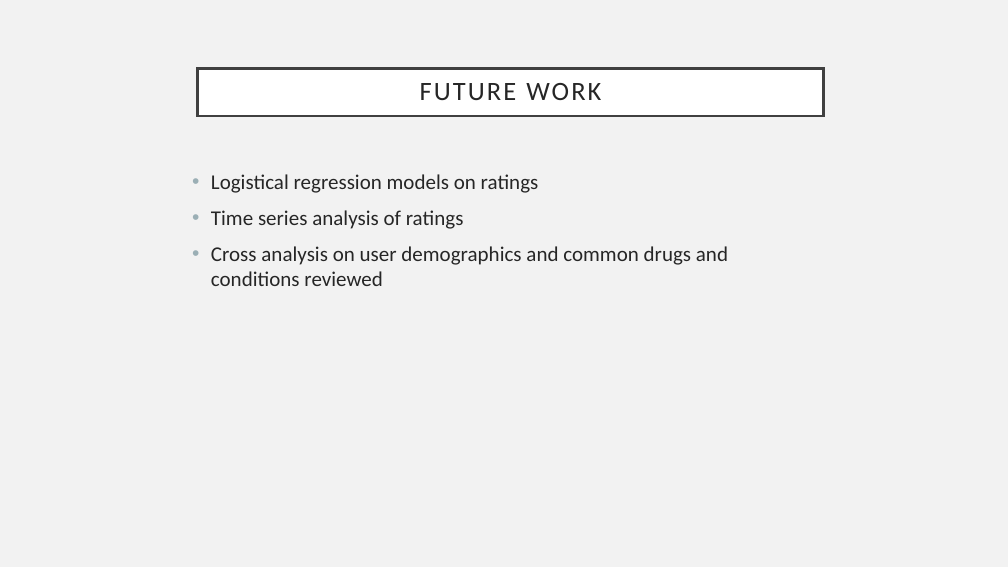
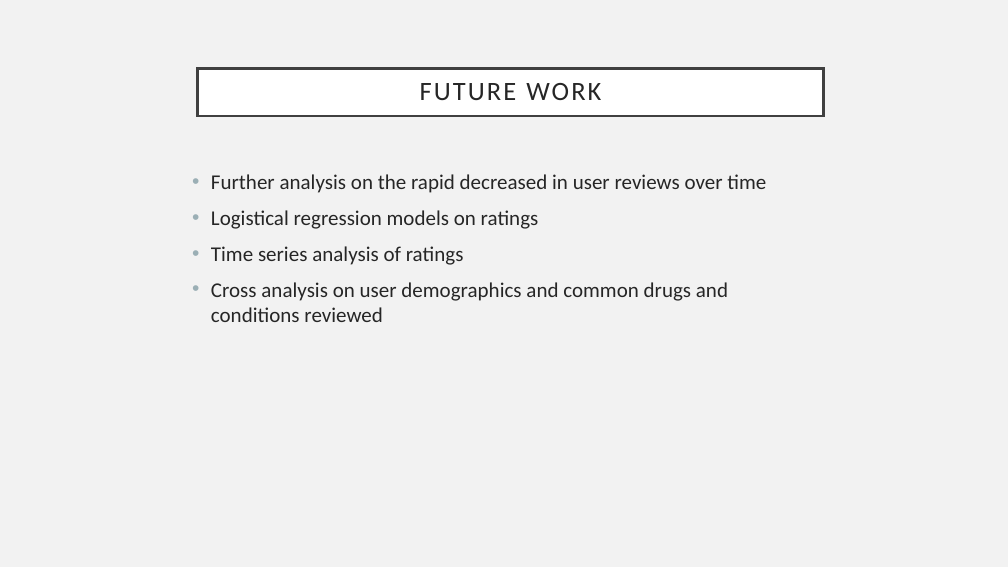
Before and after one commit to mwc201/WebMD_Scrapy_Project, a slide deck: slide 16 of WebMD_Scrapy_EDA.pptx. Drawn at 1008x567 pixels with LibreOffice and Linux fonts; fonts in the diff are those of the drawing. Boxes give left, top, right and bottom in pixels: in the first picture for what was removed or moved away, otherwise in the second. Text is boxed around its words. In the diff, an @@ line names an element or a change of style, - is before the commit and + after.

```diff
--- a/WebMD_Scrapy_EDA.pptx
+++ b/WebMD_Scrapy_EDA.pptx
@@ text at (211, 174, 766, 193): paragraph added @@
+• Further analysis on the rapid decreased in user reviews over time
```
Also in this commit, not shown: 3 other slides changed, 13 other files.
